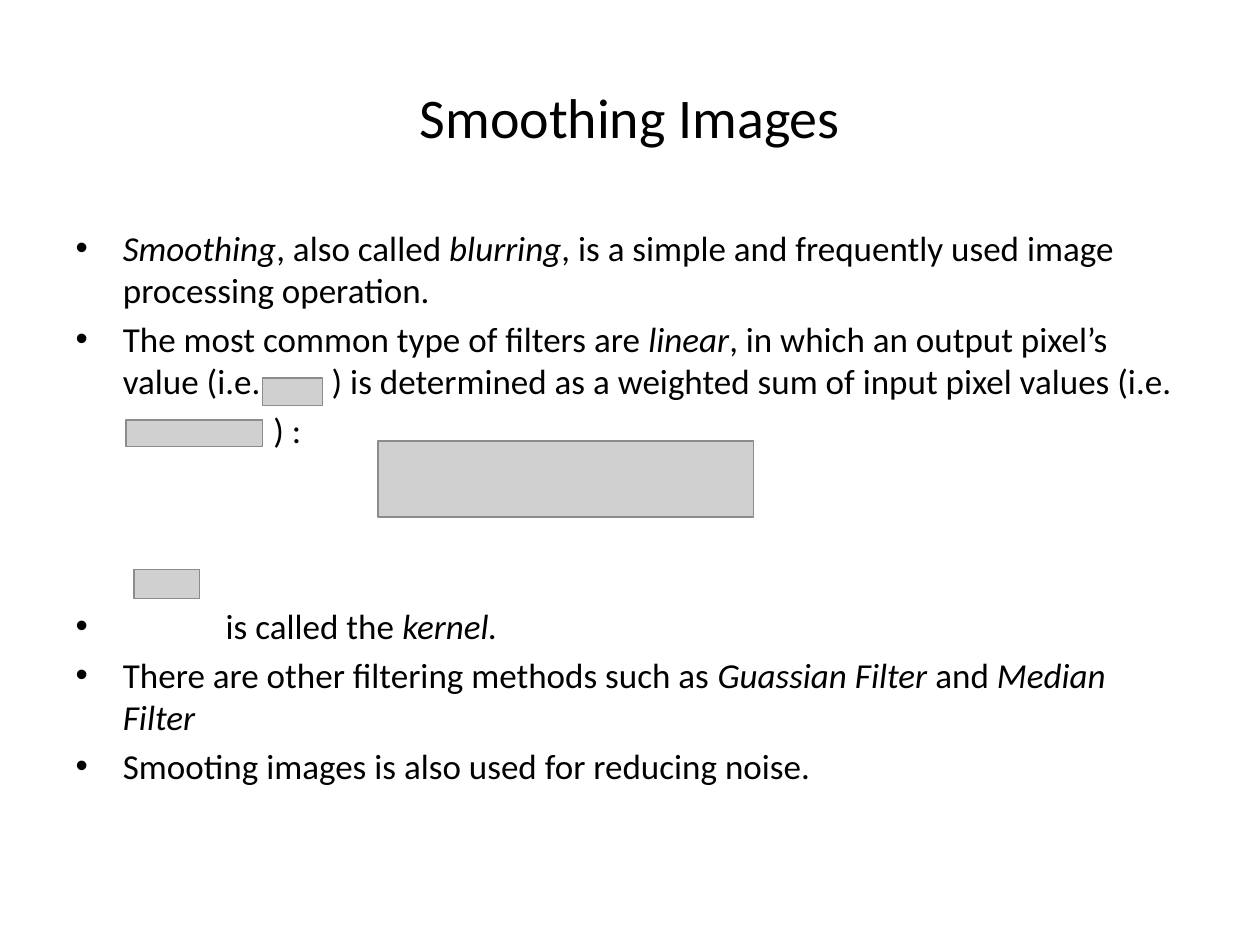
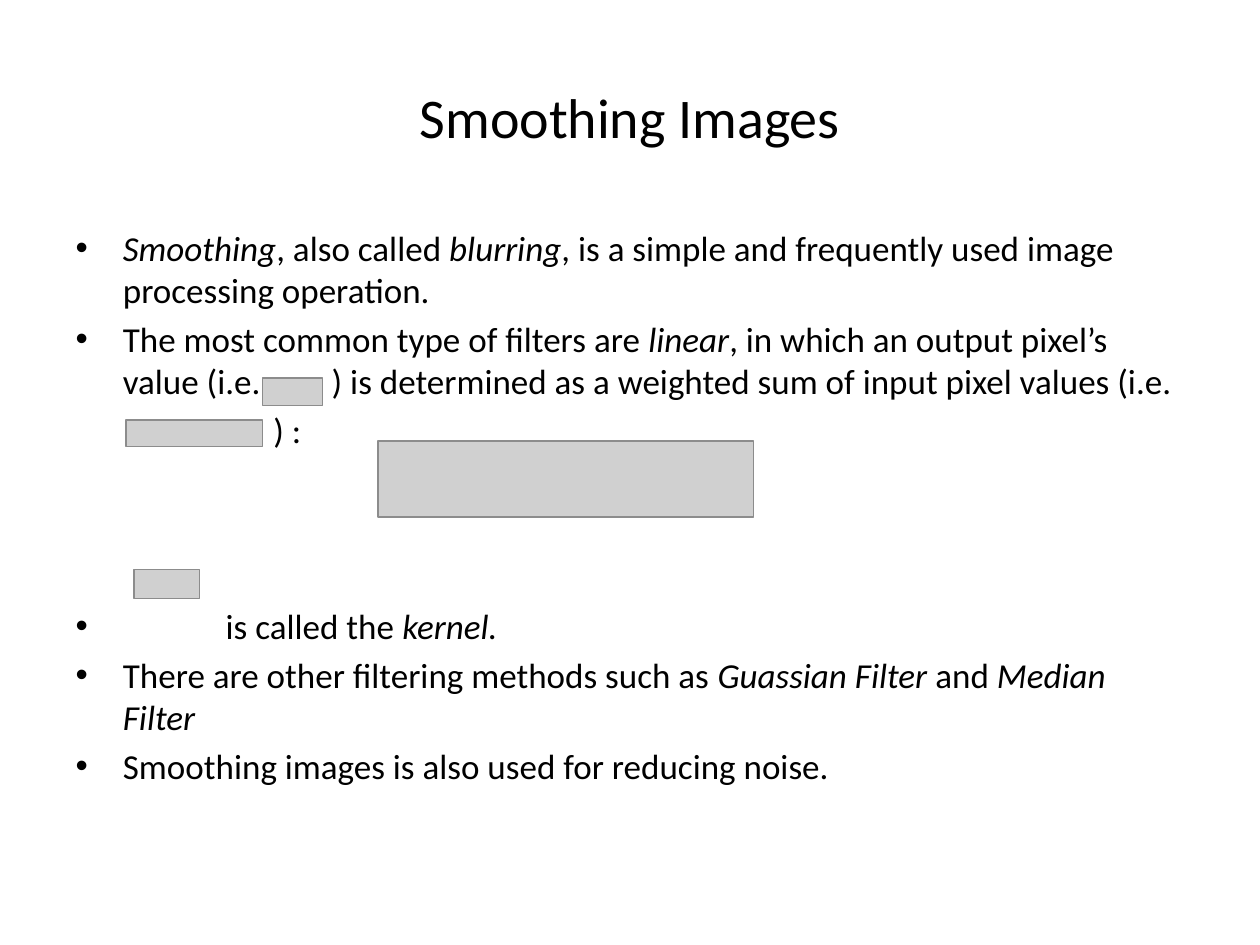
Before and after one commit to aungmyohtet/OpenCVJavaSample, a slide deck: slide 4 of KnowledgeOfImageProcessing.pptx. Drawn at 1260x945 pixels with LibreOffice and Linux fonts; fonts in the diff are those of the drawing; grey boxes stand for pictures. Boxes give left, top, right and bottom in pixels: in the first picture for what was removed or moved away, otherwise in the second. Text is boxed around its words. In the diff, an @@ line names an element or a change of style, - is before the commit and + after.

```diff
--- a/KnowledgeOfImageProcessing.pptx
+++ b/KnowledgeOfImageProcessing.pptx
@@ text at box(123, 754, 829, 785): text changed @@
-• Smooting images is also used for reducing noise.
+• Smoothing images is also used for reducing noise.
```
Also in this commit, not shown: 2 other slides changed, 6 slides added.
